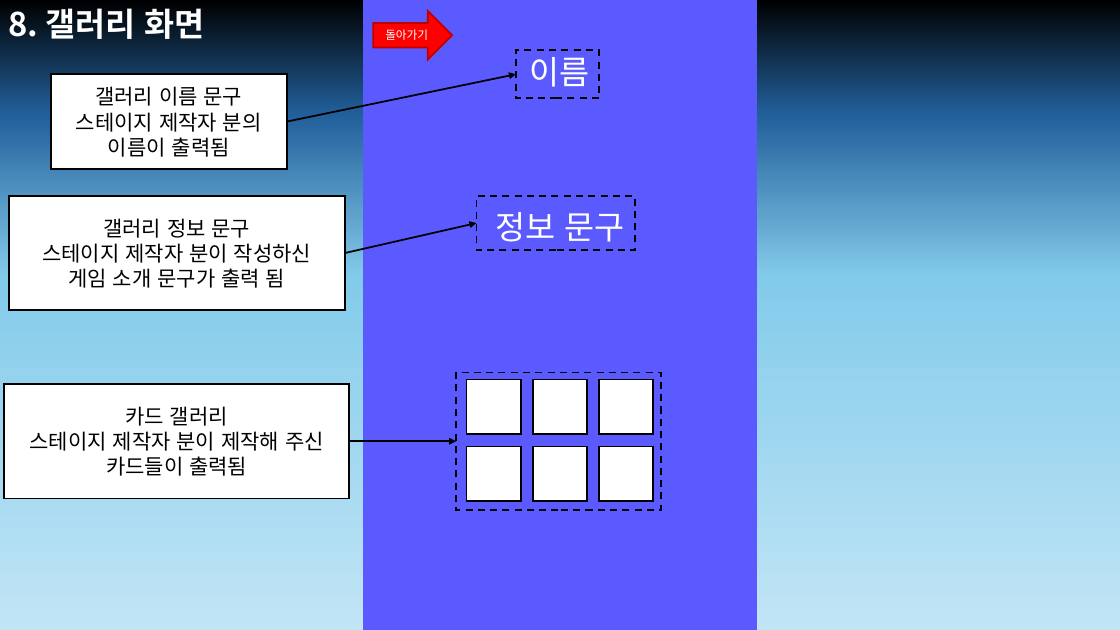
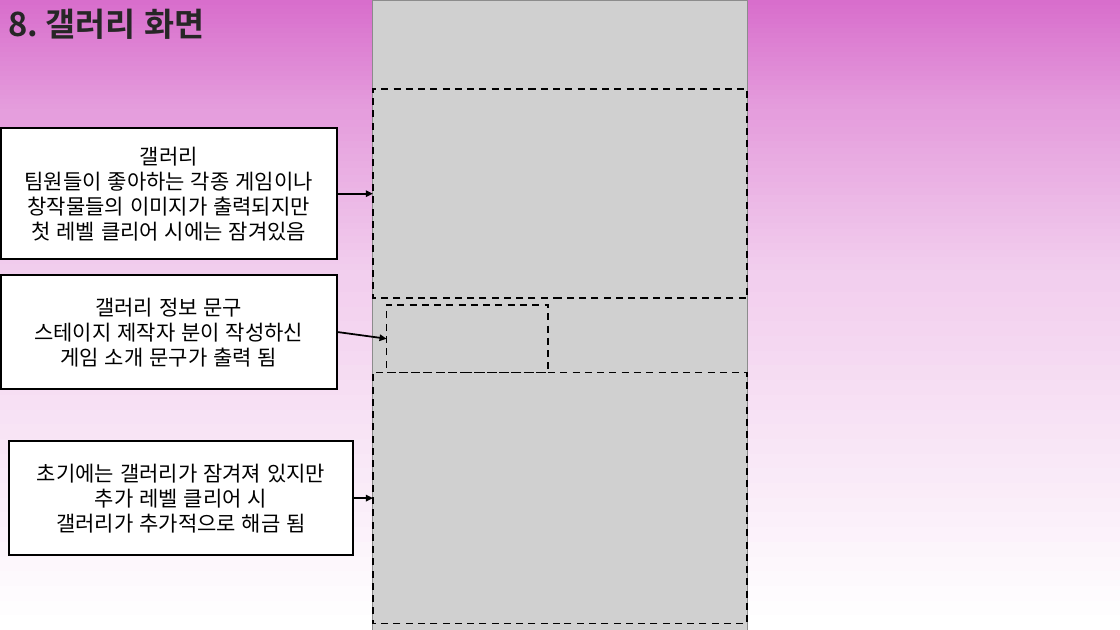
Before and after one commit to Joyoounjin/6team_miniproject, a slide deck: slide 9 of 66 게임 팀.pptx. Drawn at 1120x630 pixels with LibreOffice and Linux fonts; fonts in the diff are those of the drawing; grey boxes stand for pictures. Boxes give left, top, right and bottom in pixels: in the first picture for what was removed or moved away, otherwise in the second. Text is boxed around its words. In the diff, an @@ line names an element or a change of style, - is before the commit and + after.

```diff
--- a/66 게임 팀.pptx
+++ b/66 게임 팀.pptx
@@ background gradient #000000 to #215F9A to #83CBEB to #C1E5F5 to gradient #D86ECC to #E59EDD to #F2CFEE to #FFFFFF @@
@@ text "8. 갤러리 화면" at (8, 8, 205, 39): text colour #FFFFFF to #262626 @@
@@ rectangle removed at (363, 0, 757, 630) @@
@@ right arrow removed at (373, 11, 452, 60) @@
-돌아가기
@@ picture added at (373, 0, 748, 630) @@
@@ text removed at (530, 57, 590, 87) @@
-이름
@@ rectangle: place and size @@
-rectangle at (516, 50, 599, 98)
+rectangle at (373, 89, 748, 298)
@@ rectangle "갤러리": place and size @@
-rectangle "갤러리" at (50, 74, 287, 169)
+rectangle "갤러리" at (1, 129, 337, 260)
@@ text in rectangle at (25, 146, 313, 241): text changed @@
-갤러리 이름 문구
-스테이지 제작자 분의
-이름이 출력됨
+갤러리
+팀원들이 좋아하는 각종 게임이나
+창작물들의 이미지가 출력되지만
+첫 레벨 클리어 시에는 잠겨있음
@@ arrow moved from (287, 122) - (516, 74) to (337, 194) - (373, 194) @@
@@ text removed at (495, 212, 625, 242) @@
-정보 문구
@@ rectangle "갤러리 정보 문구": place and size @@
-rectangle "갤러리 정보 문구" at (8, 196, 344, 310)
+rectangle "갤러리 정보 문구" at (1, 275, 337, 389)
@@ rectangle: place and size @@
-rectangle at (476, 196, 634, 250)
+rectangle at (386, 305, 548, 373)
@@ arrow moved from (344, 253) - (476, 223) to (337, 332) - (386, 339) @@
@@ rectangle: place and size @@
-rectangle at (456, 373, 661, 510)
+rectangle at (373, 373, 748, 624)
@@ rectangle removed at (467, 380, 522, 434) @@
@@ rectangle removed at (533, 380, 587, 434) @@
@@ rectangle removed at (599, 380, 654, 434) @@
@@ rectangle "초기에는 갤러리가 잠겨져 있지만": place and size @@
-rectangle "초기에는 갤러리가 잠겨져 있지만" at (4, 384, 349, 498)
+rectangle "초기에는 갤러리가 잠겨져 있지만" at (8, 441, 353, 555)
@@ rectangle removed at (467, 447, 522, 502) @@
@@ rectangle removed at (533, 447, 587, 502) @@
@@ rectangle removed at (599, 447, 654, 502) @@
@@ text in rectangle at (37, 463, 325, 533): text changed @@
-카드 갤러리
-스테이지 제작자 분이 제작해 주신
-카드들이 출력됨
+초기에는 갤러리가 잠겨져 있지만
+추가 레벨 클리어 시
+갤러리가 추가적으로 해금 됨
@@ arrow moved from (350, 441) - (456, 441) to (354, 498) - (373, 498) @@
```
Also in this commit, not shown: 7 other slides changed, 2 slides added, 1 slide removed.
